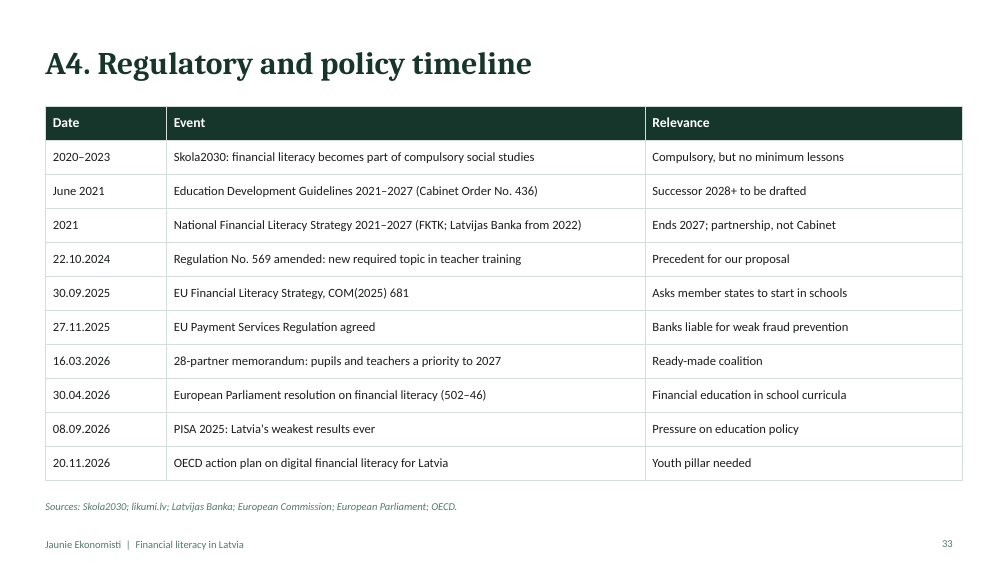
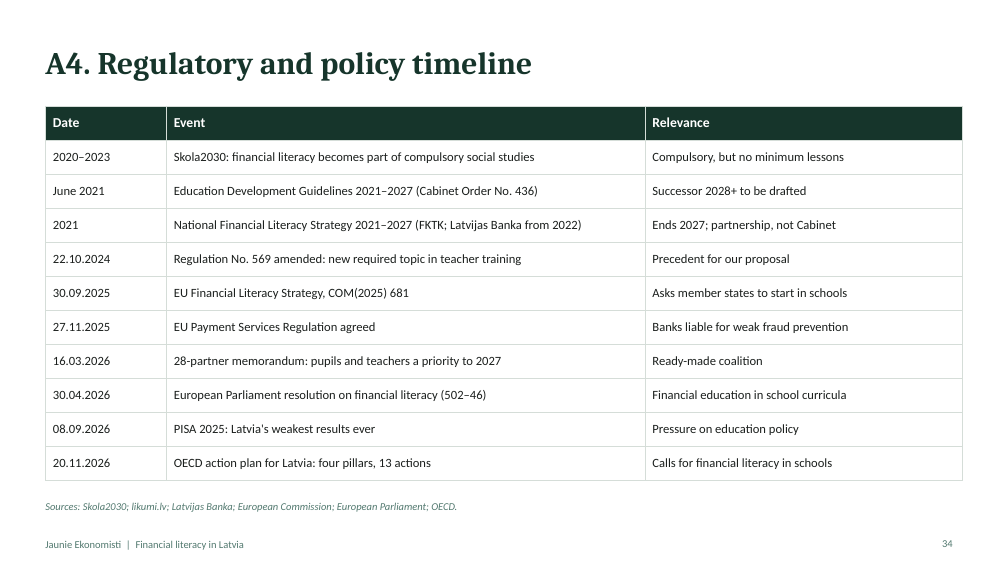
Before and after one commit to ArtisLV890/Elective-Impact-Making-for-the-Competitiveness-and-Data-Driven-Decisions-2026-2027, a slide deck: slide 34 of financial-literacy/presentation/Financial literacy in Latvia - presentation.pptx (slide 33 before the commit). Drawn at 1008x567 pixels with LibreOffice and Linux fonts; fonts in the diff are those of the drawing. Boxes give left, top, right and bottom in pixels: in the first picture for what was removed or moved away, otherwise in the second. Text is boxed around its words. In the diff, an @@ line names an element or a change of style, - is before the commit and + after.

```diff
--- a/financial-literacy/presentation/Financial literacy in Latvia - presentation.pptx
+++ b/financial-literacy/presentation/Financial literacy in Latvia - presentation.pptx
@@ table at [45, 106, 963, 473] @@
-row 11, column 2: OECD action plan on digital financial literacy for Latvia
+row 11, column 2: OECD action plan for Latvia: four pillars, 13 actions
-row 11, column 3: Youth pillar needed
+row 11, column 3: Calls for financial literacy in schools
@@ page number at [942, 540, 953, 547]: text changed @@
-33
+34
```
Also in this commit, not shown: 2 other slides changed, 1 slide added, 7 other files.
